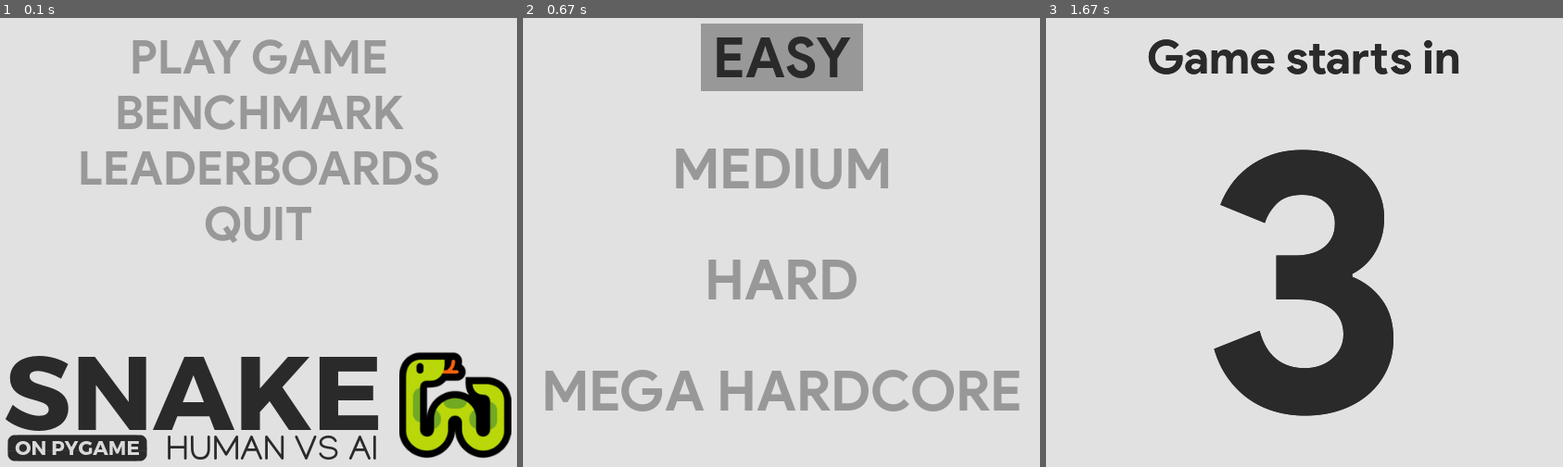
Above: before the commit, frames 1-3 (left to right).
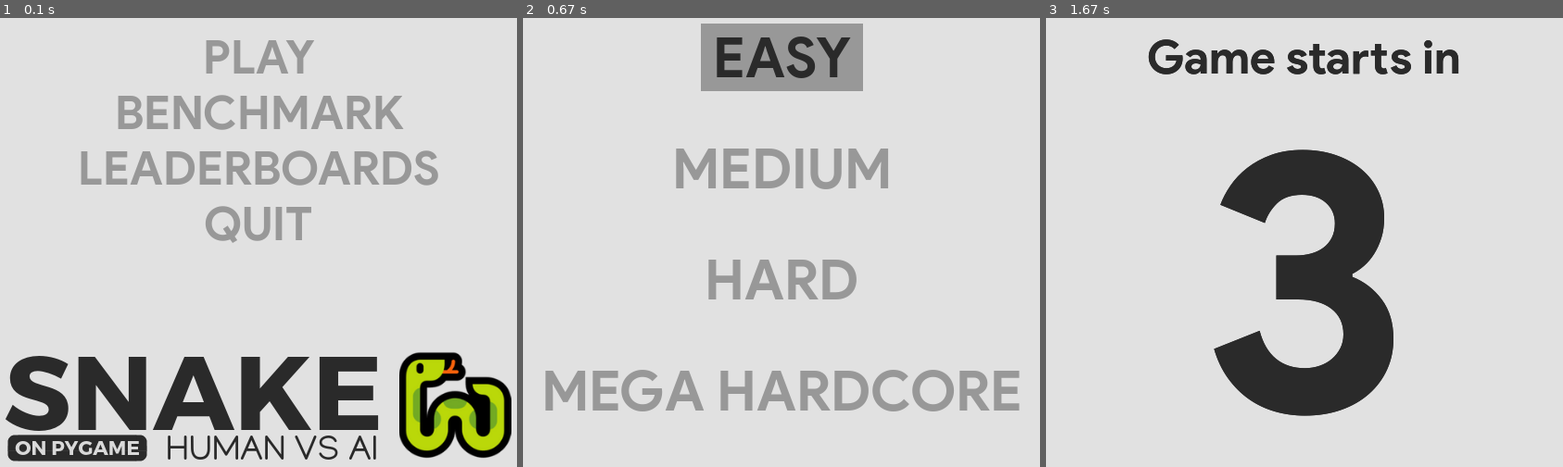
Above: after the commit, the same moments.

Repository: voaneves/snake-on-pygame
Game: pygame game, started from snake.py
Two runs of this game, one before a commit and one after it. Both use one fixed random seed, a clock stepped at 60 frames per second and the inputs below.
Inputs (mouse positions are in pixels of both pictures, inside the frame that each line leads up to):
- Up to frame 1 (0.1 s): no input
- Up to frame 2 (0.67 s): click (781, 58) at 0.38 s, where only the run before the commit has a clickable "PLAY GAME"
- Up to frame 3 (1.67 s): click "EASY" at 0.72 s; hold Down from 1.57 s (still down)

The runs differ from the first frame. In frame 1, 1.9% of the frame differs, in the area x 25-75%, y 4-13%; in frame 2, nothing differs; in frame 3, nothing differs.

Commit message:
Changes made by ChatGPT

Diff:
--- a/resources/scores.json
+++ b/resources/scores.json
@@ -1,4 +1,11 @@
 [
+    {
+        "name": "Victor",
+        "ranking_data": {
+            "score": 17,
+            "step": 464
+        }
+    },
     {
         "name": "None",
         "ranking_data": {
@@ -46,6 +53,13 @@
         "ranking_data": {
             "score": 1,
             "step": 52
+        }
+    },
+    {
+        "name": "Victor",
+        "ranking_data": {
+            "score": 1,
+            "step": 34
         }
     },
     {
--- a/setup.py
+++ b/setup.py
@@ -1,10 +1,3 @@
-"""A setuptools based setup module.
-
-See:
-    https://packaging.python.org/guides/distributing-packages-using-setuptools/
-    https://github.com/pypa/sampleproject
-"""
-
 # Always prefer setuptools over distutils
 from setuptools import setup, find_packages
 from os import path
@@ -15,11 +8,11 @@
 # Python 3 only projects can skip this import
 from io import open
 
-here = path.abspath(path.dirname(__file__))
+project_dir = path.abspath(path.dirname(__file__))
 
 # Get the long description from the README file
-with open(path.join(here, "README.md"), encoding="utf-8") as f:
-    long_description = f.read()
+with open(path.join(project_dir, "README.md"), encoding="utf-8") as readme_file:
+    long_description = readme_file.read()
 
 # Arguments marked as "Required" below must be included for upload to PyPI.
 # Fields marked as "Optional" may be commented out.
--- a/snake.py
+++ b/snake.py
@@ -172,7 +172,7 @@
         The head of the snake, located according to the board size.
     body: list of lists of 2 * int
         Starts with 3 parts and grows when food is eaten.
-    previous_action: int, default = 1
+    prev_action: int, default = 1
         Last action which the snake took.
     length: int, default = 3
         Variable length of the snake, can increase when food is eaten.
@@ -186,55 +186,59 @@
             [self.head[0] - 1, self.head[1]],
             [self.head[0] - 2, self.head[1]],
         ]
-        self.previous_action = 1
+        self.prev_action = 1
         self.length = 3
 
-    def is_movement_invalid(self, action):
+    def is_move_invalid(self, action):
         """Check if the movement is invalid, according to FORBIDDEN_MOVES."""
-        invalid = False
-
-        if (
+        return (
             action,
-            self.previous_action,
-        ) in FORBIDDEN_MOVES or action == ABSOLUTE_ACTIONS["IDLE"]:
-            invalid = True
-
-        return invalid
+            self.prev_action,
+        ) in FORBIDDEN_MOVES or action == ABSOLUTE_ACTIONS["IDLE"]
 
     def move(self, action, food_pos):
-        """According to orientation, move 1 block. If the head is not positioned
-        on food, pop a body part. Else, return without popping.
+        """Move 1 block according to orientation.
+        If the head is not positioned on food, pop a body part.
+        Else, return without popping.
 
         Return
         ----------
         ate_food: boolean
             Flag which represents whether the snake ate or not food.
         """
-        ate_food = False
-
-        if self.is_movement_invalid(action):
-            action = self.previous_action
+        if not self.is_move_invalid(action):
+            self.prev_action = action
+
+        directions = [
+            ABSOLUTE_ACTIONS["LEFT"],
+            ABSOLUTE_ACTIONS["RIGHT"],
+            ABSOLUTE_ACTIONS["UP"],
+            ABSOLUTE_ACTIONS["DOWN"],
+        ]
+        if action in directions:
+            self.head[0] += (
+                1
+                if action == ABSOLUTE_ACTIONS["RIGHT"]
+                else -1
+                if action == ABSOLUTE_ACTIONS["LEFT"]
+                else 0
+            )
+            self.head[1] += (
+                1
+                if action == ABSOLUTE_ACTIONS["DOWN"]
+                else -1
+                if action == ABSOLUTE_ACTIONS["UP"]
+                else 0
+            )
+
+        self.body.insert(0, list(self.head))
+        ate_food = self.head == food_pos
+
+        if not ate_food:
+            self.body.pop()
         else:
-            self.previous_action = action
-
-        if action == ABSOLUTE_ACTIONS["LEFT"]:
-            self.head[0] -= 1
-        elif action == ABSOLUTE_ACTIONS["RIGHT"]:
-            self.head[0] += 1
-        elif action == ABSOLUTE_ACTIONS["UP"]:
-            self.head[1] -= 1
-        elif action == ABSOLUTE_ACTIONS["DOWN"]:
-            self.head[1] += 1
-
-        self.body.insert(0, list(self.head))
-
-        if self.head == food_pos:
             LOGGER.info("EVENT: FOOD EATEN")
             self.length = len(self.body)
-
-            ate_food = True
-        else:
-            self.body.pop()
 
         return ate_food
 
@@ -328,7 +332,7 @@
                 self.nb_actions = 5
 
             self.action_space = self.nb_actions
-            self.observation_space = np.empty(shape=(board_size ** 2,))
+            self.observation_space = np.empty(shape=(board_size**2,))
 
             self.reset()
 
@@ -435,63 +439,41 @@
         """
         pygame.display.set_caption("snake-on-pygame | PLAY NOW!")
 
-        img = pygame.image.load(self.logo_path).convert()
-        img = pygame.transform.scale(img, (VAR.canvas_size, int(VAR.canvas_size / 3)))
-        img_rect = img.get_rect()
-        img_rect.center = self.screen_rect.center
-        list_menu = ["PLAY", "BENCHMARK", "LEADERBOARDS", "QUIT"]
-        menu_options = [
-            TextBlock(
-                text=" PLAY GAME ",
-                pos=(self.screen_rect.centerx, 4 * self.screen_rect.centery / 10),
-                canvas_size=VAR.canvas_size,
-                font_path=self.font_path,
-                window=self.window,
-                scale=(1 / 12),
-                block_type="menu",
-            ),
-            TextBlock(
-                text=" BENCHMARK ",
-                pos=(self.screen_rect.centerx, 6 * self.screen_rect.centery / 10),
-                canvas_size=VAR.canvas_size,
-                font_path=self.font_path,
-                window=self.window,
-                scale=(1 / 12),
-                block_type="menu",
-            ),
-            TextBlock(
-                text=" LEADERBOARDS ",
-                pos=(self.screen_rect.centerx, 8 * self.screen_rect.centery / 10),
-                canvas_size=VAR.canvas_size,
-                font_path=self.font_path,
-                window=self.window,
-                scale=(1 / 12),
-                block_type="menu",
-            ),
-            TextBlock(
-                text=" QUIT ",
-                pos=(self.screen_rect.centerx, 10 * self.screen_rect.centery / 10),
-                canvas_size=VAR.canvas_size,
-                font_path=self.font_path,
-                window=self.window,
-                scale=(1 / 12),
-                block_type="menu",
-            ),
-        ]
-        selected_option = self.cycle_menu(
-            menu_options, list_menu, OPTIONS, img, img_rect
-        )
-
-        return selected_option
+        logo = pygame.image.load(self.logo_path).convert()
+        logo = pygame.transform.scale(logo, (VAR.canvas_size, int(VAR.canvas_size / 3)))
+        logo_rect = logo.get_rect()
+        logo_rect.center = self.screen_rect.center
+
+        options = ["PLAY", "BENCHMARK", "LEADERBOARDS", "QUIT"]
+        blocks = []
+
+        for option in options:
+            blocks.append(
+                TextBlock(
+                    text=f" {option.upper()} ",
+                    pos=(
+                        self.screen_rect.centerx,
+                        (options.index(option) * 2 + 4) * self.screen_rect.centery / 10,
+                    ),
+                    canvas_size=VAR.canvas_size,
+                    font_path=self.font_path,
+                    window=self.window,
+                    scale=(1 / 12),
+                    block_type="menu",
+                )
+            )
+
+        selection = self.cycle_menu(blocks, options, OPTIONS, logo, logo_rect)
+
+        return selection
 
     def start_match(self, wait):
         """Create some wait time before the actual drawing of the game."""
         for i in range(wait):
             self.window.fill(pygame.Color(225, 225, 225))
-            time = " {:d} ".format(wait - i)
-
-            # Game starts in 3, 2, 1
-            text = [
+            count_down = " {:d} ".format(wait - i)
+
+            text_blocks = [
                 TextBlock(
                     text=" Game starts in ",
                     pos=(self.screen_rect.centerx, 4 * self.screen_rect.centery / 10),
@@ -502,7 +484,7 @@
                     block_type="text",
                 ),
                 TextBlock(
-                    text=time,
+                    text=count_down,
                     pos=(self.screen_rect.centerx, 12 * self.screen_rect.centery / 10),
                     canvas_size=VAR.canvas_size,
                     font_path=self.font_path,
@@ -512,12 +494,12 @@
                 ),
             ]
 
-            for text_block in text:
-                text_block.draw()
+            for tb in text_blocks:
+                tb.draw()
 
             pygame.display.update()
             pygame.display.set_caption(
-                "snake-on-pygame  |  Game starts in " + time + " second(s) ..."
+                "snake-on-pygame  |  Game starts in " + count_down + " second(s) ..."
             )
             pygame.time.wait(1000)
 
@@ -656,58 +638,47 @@
         return speed, mega_hardcore
 
     def single_player(self, mega_hardcore=False):
-        """Game loop for single_player (HUMANS).
+        """Play single player game.
 
         Return
         ----------
         score: int
             The final score for the match (discounted of initial length).
         """
-        # The main loop, it pump key_presses and update the board every tick.
-        previous_size = self.snake.length  # Initial size of the snake
-        current_size = previous_size  # Initial size
-        color_list = self.gradient([(VAR.head_color), (VAR.tail_color)], previous_size)
-
-        # Main loop, where snakes moves after elapsed time is bigger than the
-        # move_wait time. The last_key pressed is recorded to make the game more
-        # smooth for human players.
-        elapsed = 0
-        last_key = self.snake.previous_action
-        move_wait = VAR.game_speed
+        init_len, curr_len = self.snake.length, self.snake.length
+        color_list = self.gradient([VAR.head_color, VAR.tail_color], init_len)
+        elapsed_time, move_wait, last_key = 0, VAR.game_speed, self.snake.prev_action
 
         while not self.game_over:
-            elapsed += self.fps.get_time()  # Get elapsed time since last call.
-
-            if mega_hardcore:  # Progressive speed increments, the hardest level.
+            elapsed_time += self.fps.get_time()
+
+            if mega_hardcore:
                 move_wait = VAR.game_speed - (2 * (self.snake.length - 3))
 
-            key_input = self.handle_input()  # Receive inputs with tick.
+            key_input = self.handle_input()
 
             if key_input == "Q":
-                return current_size - 3, self.steps
+                break
             if key_input is not None:
                 last_key = key_input
 
-            if elapsed >= move_wait:  # Move and redraw
-                elapsed = 0
+            if elapsed_time >= move_wait:
+                elapsed_time = 0
                 self.play(last_key)
-                current_size = self.snake.length  # Update the body size
-
-                if current_size > previous_size:
+                curr_len = self.snake.length
+
+                if curr_len > init_len:
                     color_list = self.gradient(
-                        [(VAR.head_color), (VAR.tail_color)], current_size
+                        [VAR.head_color, VAR.tail_color], curr_len
                     )
-
-                    previous_size = current_size
+                    init_len = curr_len
 
                 self.draw(color_list)
 
             pygame.display.update()
-            self.fps.tick(GAME_FPS)  # Limit FPS to 100
-
-        score = current_size - 3  # After the game is over, record score
-
-        return score, self.steps
+            self.fps.tick(GAME_FPS)
+
+        return curr_len - 3, self.steps
 
     def check_collision(self):
         """Check wether any collisions happened with the wall or body.
@@ -718,15 +689,18 @@
             Whether the snake collided or not.
         """
         collided = False
-
-        if self.snake.head[0] > (VAR.board_size - 1) or self.snake.head[0] < 0:
-            LOGGER.info("EVENT: WALL COLLISION")
-            collided = True
-        elif self.snake.head[1] > (VAR.board_size - 1) or self.snake.head[1] < 0:
-            LOGGER.info("EVENT: WALL COLLISION")
-            collided = True
-        elif self.snake.head in self.snake.body[1:]:
-            LOGGER.info("EVENT: BODY COLLISION")
+        wall_size = VAR.board_size - 1
+
+        if any(
+            [
+                self.snake.head[0] >= wall_size,
+                self.snake.head[0] < 0,
+                self.snake.head[1] >= wall_size,
+                self.snake.head[1] < 0,
+                self.snake.head in self.snake.body[1:],
+            ]
+        ):
+            LOGGER.info("EVENT: COLLISION")
             collided = True
 
         return collided
@@ -794,16 +768,12 @@
         """
         canvas = np.zeros((VAR.board_size, VAR.board_size))
 
-        if self.game_over:
-            pass
-        else:
+        if not self.game_over:
             body = self.snake.body
-
+            canvas[body[0][0], body[0][1]] = POINT_TYPE["HEAD"]
             for part in body:
                 canvas[part[0], part[1]] = POINT_TYPE["BODY"]
 
-            canvas[body[0][0], body[0][1]] = POINT_TYPE["HEAD"]
-
             if self.local_state:
                 canvas = self.eval_local_safety(canvas, body)
 
@@ -820,22 +790,22 @@
             Translated action from relative to absolute.
         """
         if action == RELATIVE_ACTIONS["FORWARD"]:
-            action = self.snake.previous_action
+            action = self.snake.prev_action
         elif action == RELATIVE_ACTIONS["LEFT"]:
-            if self.snake.previous_action == ABSOLUTE_ACTIONS["LEFT"]:
+            if self.snake.prev_action == ABSOLUTE_ACTIONS["LEFT"]:
                 action = ABSOLUTE_ACTIONS["DOWN"]
-            elif self.snake.previous_action == ABSOLUTE_ACTIONS["RIGHT"]:
+            elif self.snake.prev_action == ABSOLUTE_ACTIONS["RIGHT"]:
                 action = ABSOLUTE_ACTIONS["UP"]
-            elif self.snake.previous_action == ABSOLUTE_ACTIONS["UP"]:
+            elif self.snake.prev_action == ABSOLUTE_ACTIONS["UP"]:
                 action = ABSOLUTE_ACTIONS["LEFT"]
             else:
                 action = ABSOLUTE_ACTIONS["RIGHT"]
         else:
-            if self.snake.previous_action == ABSOLUTE_ACTIONS["LEFT"]:
+            if self.snake.prev_action == ABSOLUTE_ACTIONS["LEFT"]:
                 action = ABSOLUTE_ACTIONS["UP"]
-            elif self.snake.previous_action == ABSOLUTE_ACTIONS["RIGHT"]:
+            elif self.snake.prev_action == ABSOLUTE_ACTIONS["RIGHT"]:
                 action = ABSOLUTE_ACTIONS["DOWN"]
-            elif self.snake.previous_action == ABSOLUTE_ACTIONS["UP"]:
+            elif self.snake.prev_action == ABSOLUTE_ACTIONS["UP"]:
                 action = ABSOLUTE_ACTIONS["RIGHT"]
             else:
                 action = ABSOLUTE_ACTIONS["LEFT"]
@@ -871,10 +841,8 @@
         """
         reward = REWARDS["MOVE"]
 
-        if self.game_over:
-            reward = REWARDS["GAME_OVER"]
-        elif self.scored:
-            reward = self.snake.length
+        if self.game_over or self.scored:
+            reward = REWARDS["GAME_OVER"] if self.game_over else self.snake.length
 
         return reward
 
@@ -1119,18 +1087,18 @@
         canvas: np.array of size board_size**2
             After using game expertise, change canvas values to DANGEROUS if true.
         """
-        if (body[0][0] + 1) > (VAR.board_size - 1) or (
-            [body[0][0] + 1, body[0][1]]
-        ) in body[1:]:
-            canvas[VAR.board_size - 1, 0] = POINT_TYPE["DANGEROUS"]
-        if (body[0][0] - 1) < 0 or ([body[0][0] - 1, body[0][1]]) in body[1:]:
-            canvas[VAR.board_size - 1, 1] = POINT_TYPE["DANGEROUS"]
-        if (body[0][1] - 1) < 0 or ([body[0][0], body[0][1] - 1]) in body[1:]:
-            canvas[VAR.board_size - 1, 2] = POINT_TYPE["DANGEROUS"]
-        if (body[0][1] + 1) > (VAR.board_size - 1) or (
-            [body[0][0], body[0][1] + 1]
-        ) in body[1:]:
-            canvas[VAR.board_size - 1, 3] = POINT_TYPE["DANGEROUS"]
+        possible_positions = [
+            (body[0][0] + 1, 0),
+            (body[0][0] - 1, 1),
+            (body[0][1] - 1, 2),
+            (body[0][1] + 1, 3),
+        ]
+
+        for pos in possible_positions:
+            if (pos[0] > (VAR.board_size - 1) or pos[0] < 0) or (
+                (pos[0], pos[1])
+            ) in body[1:]:
+                canvas[VAR.board_size - 1, pos[1]] = POINT_TYPE["DANGEROUS"]
 
         return canvas
 
